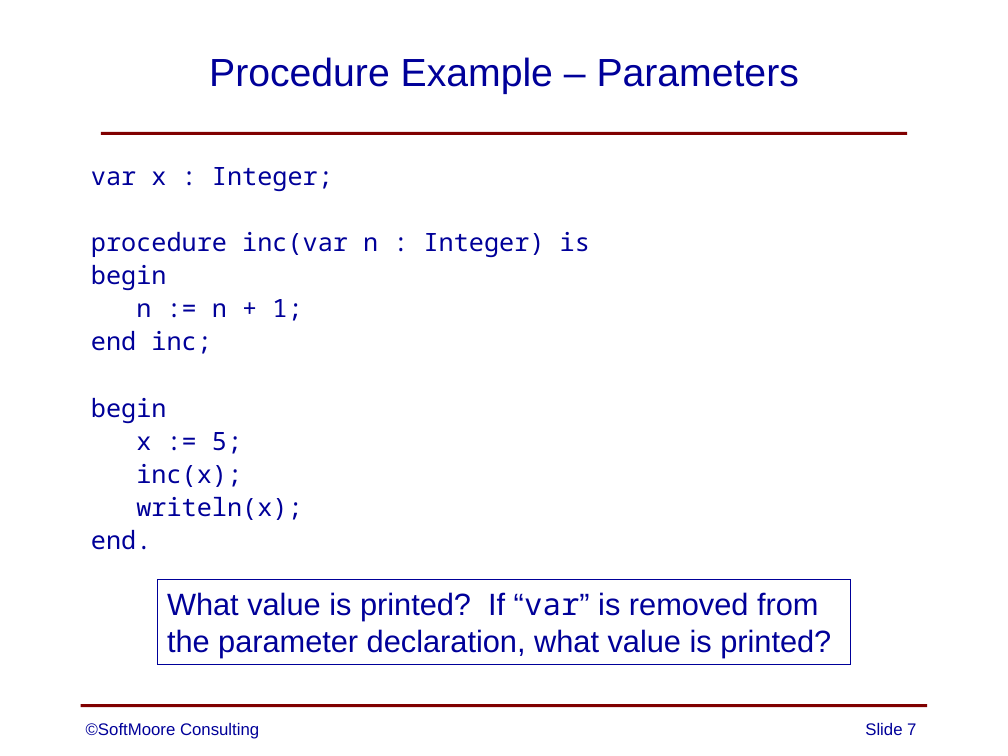
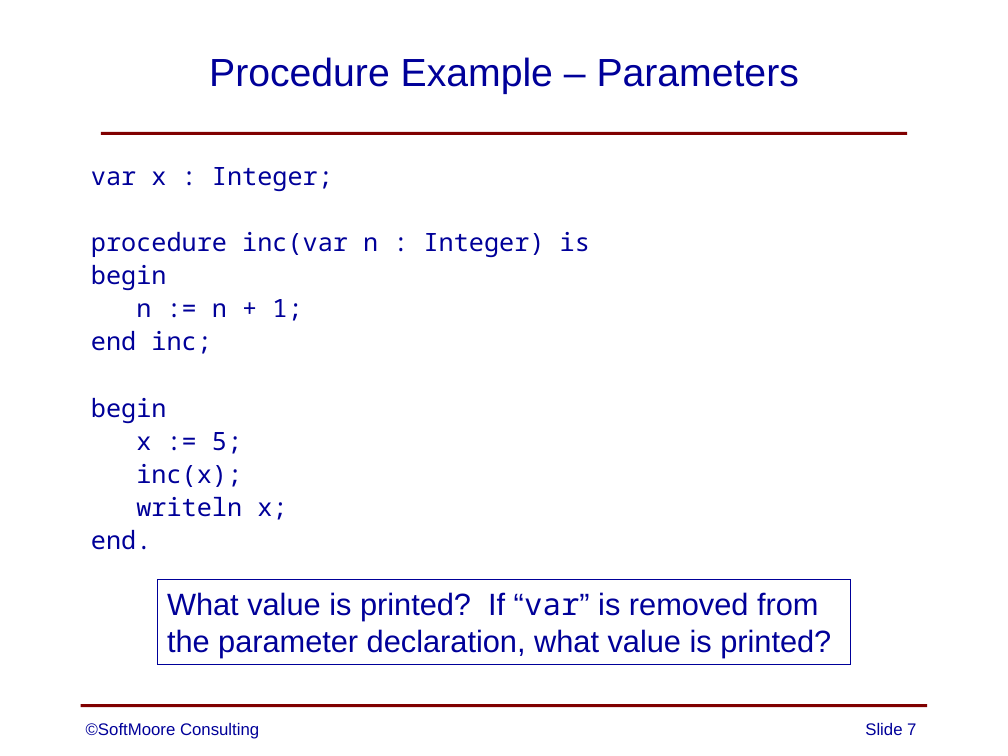
Before and after one commit to SoftMoore/CPRL-Kt, a slide deck: slide 7 of PowerPoint Slides/13 - Subprograms.pptx. Drawn at 1008x756 pixels with LibreOffice and Linux fonts; fonts in the diff are those of the drawing. Boxes give left, top, right and bottom in pixels: in the first picture for what was removed or moved away, otherwise in the second. Text is boxed around its words. In the diff, an @@ line names an element or a change of style, - is before the commit and + after.

```diff
--- a/PowerPoint Slides/13 - Subprograms.pptx
+++ b/PowerPoint Slides/13 - Subprograms.pptx
@@ text at [136, 497, 287, 520]: text changed @@
-writeln(x);
+writeln x;
```
Also in this commit, not shown: 3 other files.
